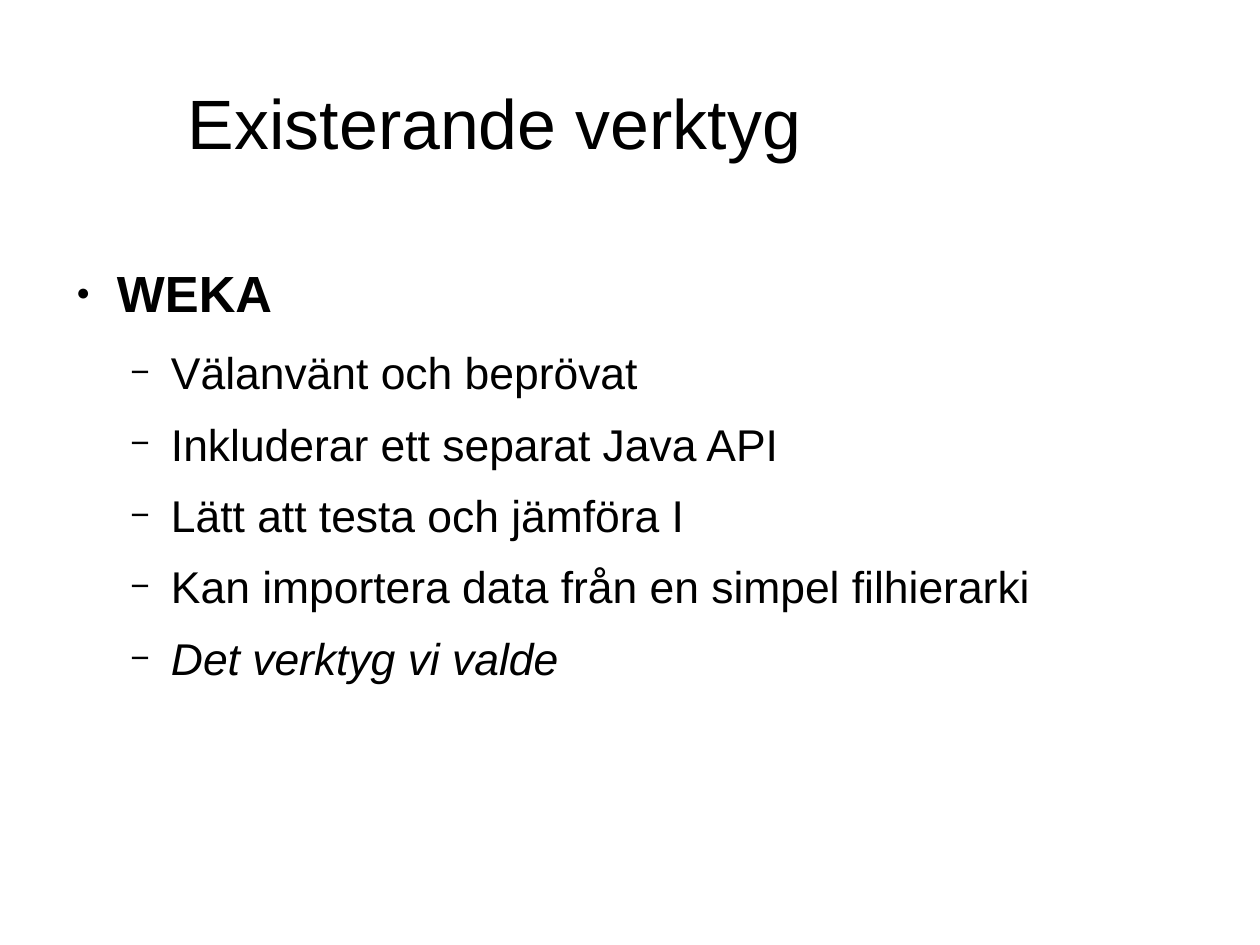
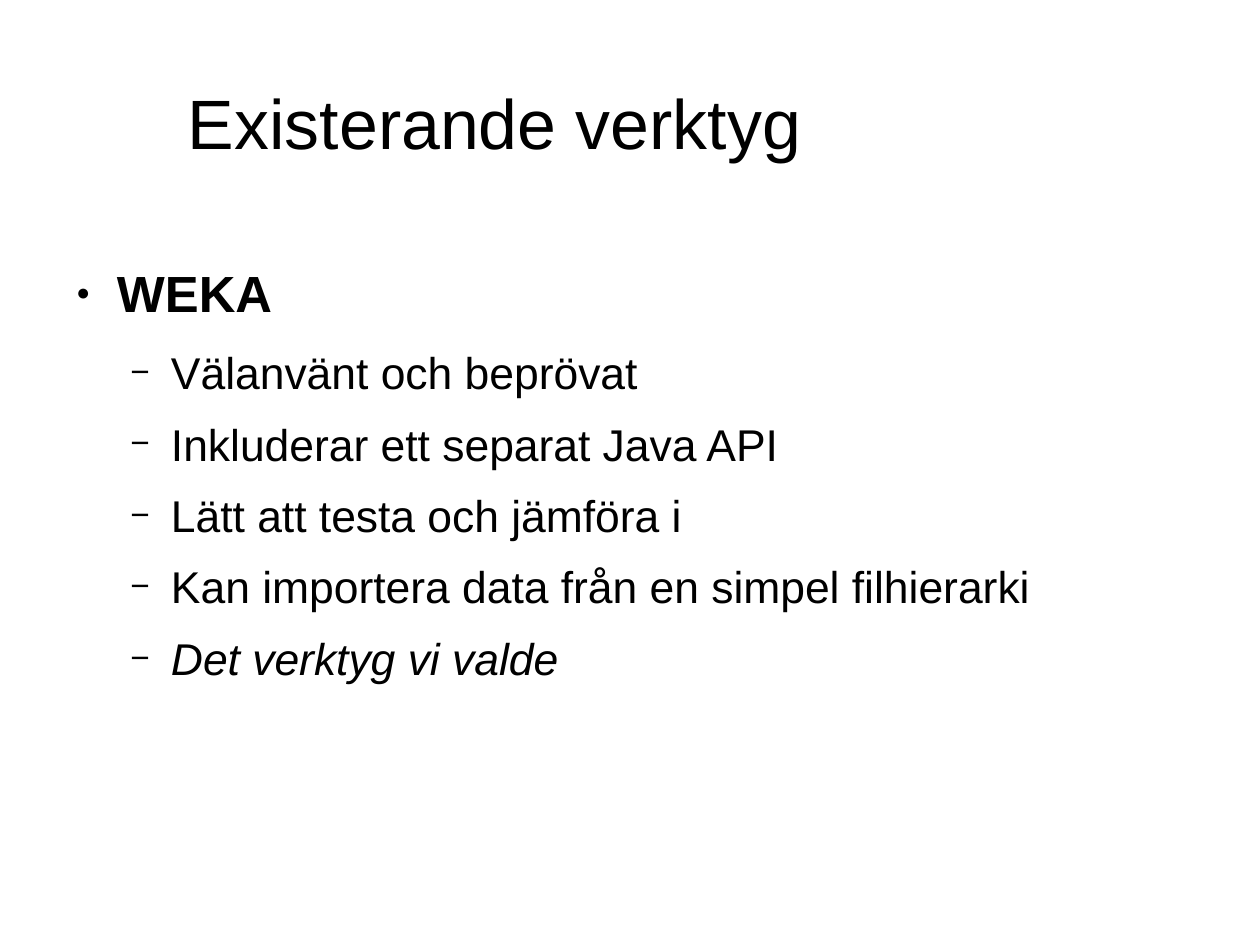
Before and after one commit to jensa/BloggEllerNyhet, a slide deck: slide 4 of report/presentation.odp. Drawn at 1260x945 pixels with LibreOffice and Linux fonts; fonts in the diff are those of the drawing; background and template pictures are left out. Boxes give left, top, right and bottom in pixels: in the first picture for what was removed or moved away, otherwise in the second. Text is boxed around its words. In the diff, an @@ line names an element or a change of style, - is before the commit and + after.

```diff
--- a/report/presentation.odp
+++ b/report/presentation.odp
@@ text at (171,499,682,541): text changed @@
-  − Lätt att testa och jämföra I
+  − Lätt att testa och jämföra i
```
Also in this commit, not shown: 4 other slides changed, 1 other file.
